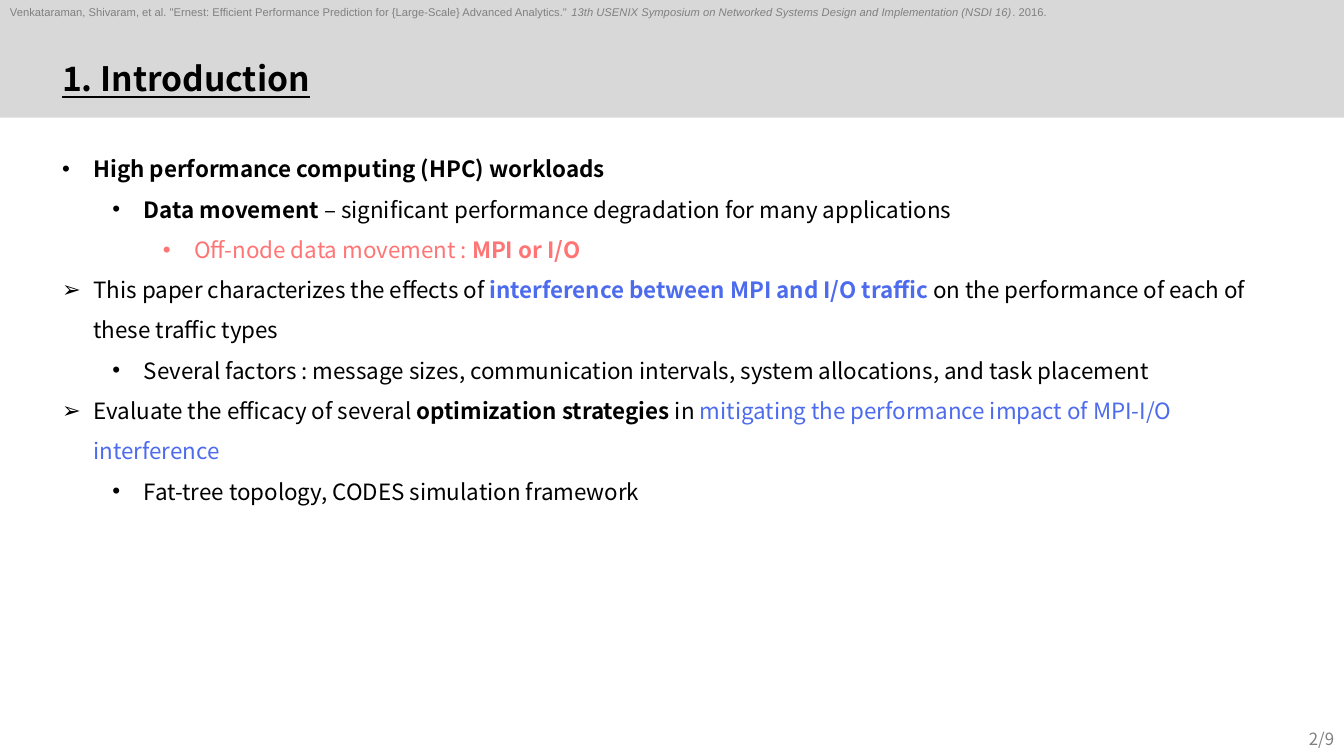
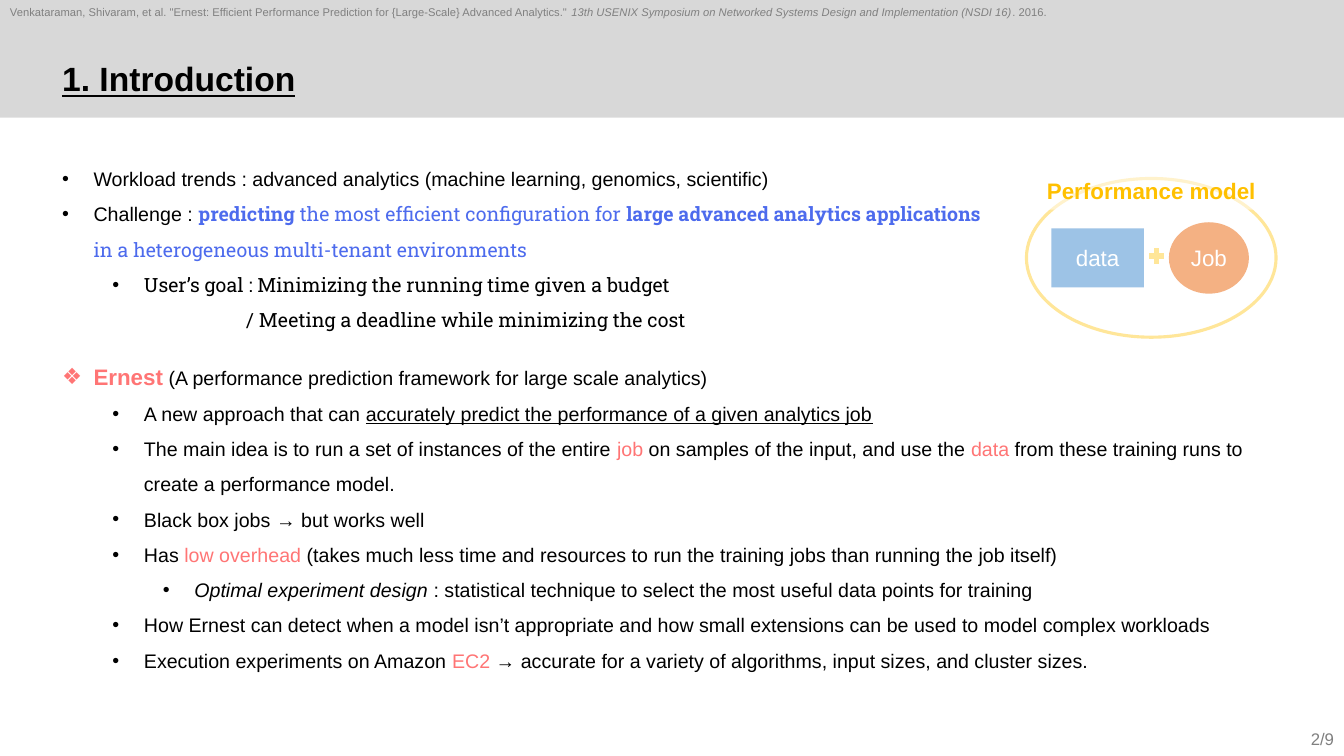
Before and after one commit to sohee98/2022-2nd-Course, a slide deck: slide 2 of Cloud Computing/Paper review/3. Ernest/22.11.22_Ernest_SoheeKim.pptx. Drawn at 1344x756 pixels with LibreOffice and Linux fonts; fonts in the diff are those of the drawing. Boxes give left, top, right and bottom in pixels: in the first picture for what was removed or moved away, otherwise in the second. Text is boxed around its words. In the diff, an @@ line names an element or a change of style, - is before the commit and + after.

```diff
--- a/Cloud Computing/Paper review/3. Ernest/22.11.22_Ernest_SoheeKim.pptx
+++ b/Cloud Computing/Paper review/3. Ernest/22.11.22_Ernest_SoheeKim.pptx
@@ title "1. Introduction" at box(62, 66, 295, 97): font Noto Sans CJK KR to Arial @@
@@ text added at box(94, 171, 981, 331), 14 pt, text #000000 @@
+• Workload trends : advanced analytics (machine learning, genomics, scientific)
+• Challenge : predicting the most efficient configuration for large advanced analytics applications in a heterogeneous multi-tenant environments
+  • User’s goal : Minimizing the running time given a budget
+    / Meeting a deadline while minimizing the cost
@@ group added at box(1026, 178, 1276, 337): 2 ellipses, 1 rectangle, 1 text, 1 plus sign @@
+data
+Job
+Performance model
@@ text at box(94, 369, 1242, 672): text changed; size 16 to 14 pt; font Noto Sans CJK KR to Arial @@
-• High performance computing (HPC) workloads
-  • Data movement – significant performance degradation for many applications
-    • Off-node data movement : MPI or I/O
-➢ This paper characterizes the effects of interference between MPI and I/O traffic on the performance of each of these traffic types
-  • Several factors : message sizes, communication intervals, system allocations, and task placement
-➢ Evaluate the efficacy of several optimization strategies in mitigating the performance impact of MPI-I/O interference
-  • Fat-tree topology, CODES simulation framework
+❖ Ernest (A performance prediction framework for large scale analytics)
+  • A new approach that can accurately predict the performance of a given analytics job
+  • The main idea is to run a set of instances of the entire job on samples of the input, and use the data from these training runs to create a performance model.
+  • Black box jobs → but works well
+  • Has low overhead (takes much less time and resources to run the training jobs than running the job itself)
+    • Optimal experiment design : statistical technique to select the most useful data points for training
+  • How Ernest can detect when a model isn’t appropriate and how small extensions can be used to model complex workloads
+  • Execution experiments on Amazon EC2 → accurate for a variety of algorithms, input sizes, and cluster sizes.
@@ page number at box(1311, 733, 1334, 745): font Noto Sans CJK KR to Arial @@
```
Also in this commit, not shown: 9 other slides changed, 4 slides added, 1 other file.
